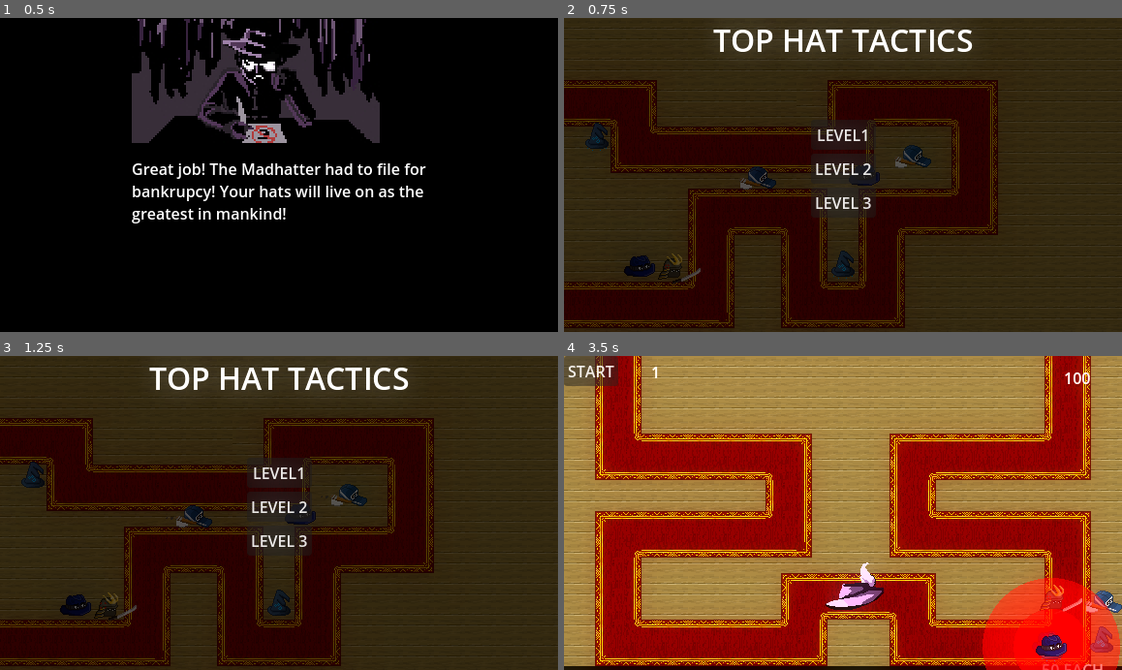
Above: before the commit, frames 1-4 (two rows, left to right).
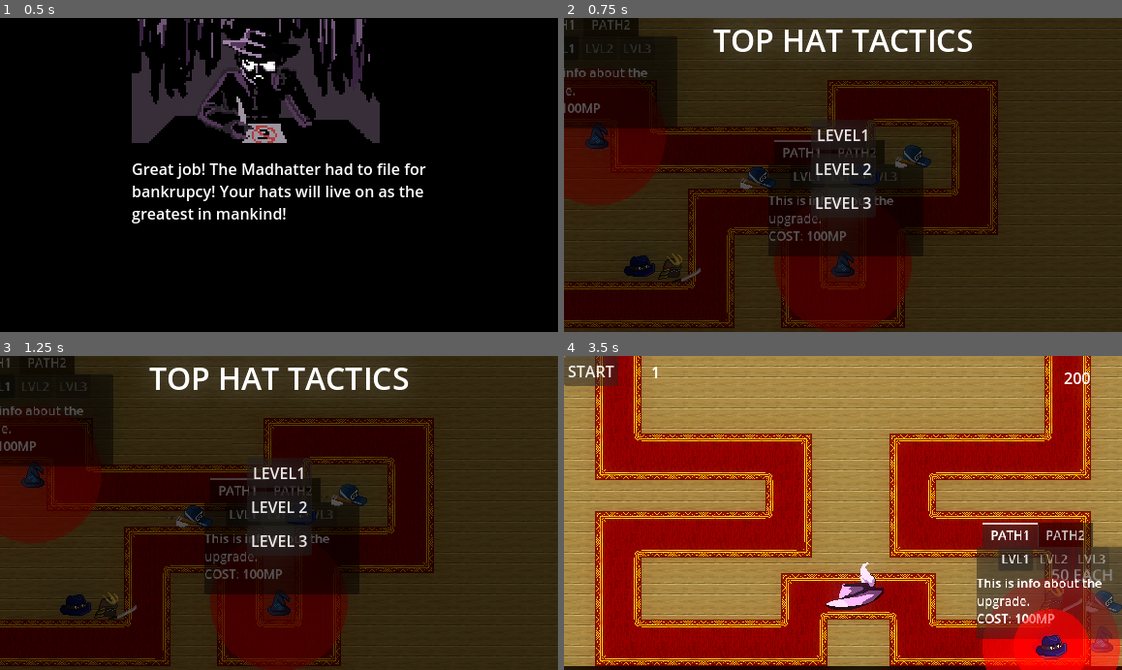
Above: after the commit, the same moments.

Repository: ma31n/TopHatTactics
Game: Godot game, scene res://Scenes/intro.tscn
Two runs of this game, one before a commit and one after it. Both use one fixed random seed, a clock stepped at 60 frames per second and the inputs below. Sound files missing from this copy of the repository are replaced by a short silence.
Inputs (mouse positions are in pixels of both pictures, inside the frame that each line leads up to):
- Up to frame 1 (0.5 s): no input
- Up to frame 2 (0.75 s): tap Enter (ui_accept) at 0.5 s; move the mouse to (965, 159) at 0.52 s; click (965, 159) at 0.67 s
- Up to frame 3 (1.25 s): tap Enter (ui_accept) at 0.77 s
- Up to frame 4 (3.5 s): click "LEVEL 2" at 1.25 s; click (1099, 638) at 2 s; click (1049, 648) at 2.75 s

Frame 1 is identical in both runs. In frame 2, 14% of the frame differs, in the area x 0-65%, y 0-100%; in frame 3, 14%; in frame 4, 9.3%.

Commit message:
Minor fixes

Diff:
--- a/Scenes/Dragables/dragable_button.gd
+++ b/Scenes/Dragables/dragable_button.gd
@@ -6,7 +6,7 @@
 
 func _on_pressed() -> void:
 	if(Global.MP>=50):
-		Global.MP-=50
 		var turret = ResourceLoader.load("res://Scenes/Turrets/"+self.name+".tscn").instantiate()
 		turret.position=get_global_mouse_position()
+		Global.cancel=true;
 		$"../".add_child(turret)
--- a/Scenes/Turrets/turret_1.tscn
+++ b/Scenes/Turrets/turret_1.tscn
@@ -169,7 +169,6 @@
 one_shot = true
 
 [node name="TabContainer" type="TabContainer" parent="."]
-visible = false
 offset_left = -77.0
 offset_top = -128.0
 offset_right = 123.0
--- /dev/null
+++ b/Scenes/cancel.tscn
@@ -0,0 +1,16 @@
+[gd_scene load_steps=3 format=3 uid="uid://cw6a5haal0yq8"]
+
+[ext_resource type="Texture2D" uid="uid://d02uogl3ygel" path="res://Sprites/UI/cancel.png" id="1_ckth5"]
+
+[sub_resource type="RectangleShape2D" id="RectangleShape2D_p1u82"]
+size = Vector2(42, 42)
+
+[node name="Cancel" type="Area2D"]
+position = Vector2(488, 29)
+
+[node name="Cancel" type="CollisionShape2D" parent="."]
+shape = SubResource("RectangleShape2D_p1u82")
+
+[node name="Sprite2D" type="Sprite2D" parent="."]
+scale = Vector2(0.1, 0.1)
+texture = ExtResource("1_ckth5")
--- a/Scenes/level_2.tscn
+++ b/Scenes/level_2.tscn
@@ -134,10 +134,10 @@
 shape = SubResource("RectangleShape2D_vpc7c")
 
 [node name="Label2" type="Label" parent="."]
-offset_left = 493.0
-offset_top = 312.0
-offset_right = 558.0
-offset_bottom = 335.0
+offset_left = 503.0
+offset_top = 214.0
+offset_right = 568.0
+offset_bottom = 237.0
 text = "50 EACH"
 
 [node name="turret_1" parent="." instance=ExtResource("5_rnqe1")]
--- a/Scenes/level_3.tscn
+++ b/Scenes/level_3.tscn
@@ -137,10 +137,10 @@
 shape = SubResource("RectangleShape2D_anwre")
 
 [node name="Label2" type="Label" parent="."]
-offset_left = 493.0
-offset_top = 312.0
-offset_right = 558.0
-offset_bottom = 335.0
+offset_left = 491.0
+offset_top = 213.0
+offset_right = 556.0
+offset_bottom = 236.0
 text = "50 EACH"
 
 [node name="turret_1" parent="." instance=ExtResource("5_vhi34")]
--- a/Scenes/main.tscn
+++ b/Scenes/main.tscn
@@ -9,6 +9,8 @@
 [ext_resource type="TileSet" uid="uid://d3j3tms7v4la8" path="res://Scenes/tilemap.tres" id="8_7wlo4"]
 [ext_resource type="PackedScene" uid="uid://rjuyenln75vs" path="res://Scenes/Dragables/dragable_button4.tscn" id="8_i1fdj"]
 [ext_resource type="AudioStream" uid="uid://c1m4a1xnnypsv" path="res://Top Hat Tactics Gameplay.ogg" id="9_b0tp6"]
+[ext_resource type="PackedScene" uid="uid://cw6a5haal0yq8" path="res://Scenes/cancel.tscn" id="10_ilidf"]
+[ext_resource type="Script" path="res://Scripts/cancel.gd" id="11_03wmw"]
 
 [sub_resource type="Curve2D" id="Curve2D_xw07t"]
 _data = {
@@ -150,10 +152,10 @@
 autoplay = true
 
 [node name="Label2" type="Label" parent="."]
-offset_left = 493.0
-offset_top = 312.0
-offset_right = 558.0
-offset_bottom = 335.0
+offset_left = 492.0
+offset_top = 206.0
+offset_right = 557.0
+offset_bottom = 229.0
 text = "50 EACH"
 
 [node name="Unplaceable" type="Area2D" parent="."]
@@ -161,6 +163,9 @@
 [node name="Unplaceable" type="CollisionPolygon2D" parent="Unplaceable"]
 polygon = PackedVector2Array(-59, 279, -48, 280, 137, 280, 137, 184, 263, 184, 263, 281, 312, 281, 312, 184, 408, 184,  …(202 unchanged characters)…
 
+[node name="Cancel" parent="." instance=ExtResource("10_ilidf")]
+script = ExtResource("11_03wmw")
+
 [connection signal="pressed" from="Button" to="." method="_on_button_pressed"]
 [connection signal="timeout" from="Timer" to="." method="_on_timer_timeout"]
 [connection signal="area_entered" from="Finish" to="." method="_on_finish_area_entered"]
--- /dev/null
+++ b/Scripts/cancel.gd
@@ -0,0 +1,11 @@
+extends Area2D
+
+
+# Called when the node enters the scene tree for the first time.
+func _ready() -> void:
+	pass # Replace with function body.
+
+
+# Called every frame. 'delta' is the elapsed time since the previous frame.
+func _process(delta: float) -> void:
+	self.visible=Global.cancel;
--- a/Scripts/turret_1.gd
+++ b/Scripts/turret_1.gd
@@ -64,8 +64,10 @@
 	rdy = true;
 
 func _on_area_2d_input_event(viewport: Node, event: InputEvent, shape_idx: int) -> void:
-	if(Input.is_mouse_button_pressed(MOUSE_BUTTON_LEFT) and placeable==true):
+	if(Input.is_mouse_button_pressed(MOUSE_BUTTON_LEFT) and placeable==true and dropped==false):
 		dropped=true
+		Global.MP=Global.MP-50;
+		Global.cancel=false;
 
 func _on_input_event(viewport: Node, event: InputEvent, shape_idx: int) -> void:
 	if(Input.is_mouse_button_pressed(MOUSE_BUTTON_LEFT) and dropped==true):
@@ -130,7 +132,11 @@
 
 func placement_check():
 	var bodies = $Turret.get_overlapping_areas();
+
 	for body in bodies:
+		if(body.name=="Cancel"):
+			Global.cancel=false;
+			queue_free()
 		if(body.name=="Unplaceable" or body.name=="Turret"):
 			placeable=false;
 			break;
--- a/Scripts/turret_2.gd
+++ b/Scripts/turret_2.gd
@@ -80,8 +80,10 @@
 	rdy = true;
 
 func _on_area_2d_input_event(viewport: Node, event: InputEvent, shape_idx: int) -> void:
-	if(Input.is_mouse_button_pressed(MOUSE_BUTTON_LEFT) and placeable==true):
+	if(Input.is_mouse_button_pressed(MOUSE_BUTTON_LEFT) and placeable==true and dropped==false):
 		dropped=true
+		Global.MP=Global.MP-50;
+		Global.cancel=false;
 
 func _on_input_event(viewport: Node, event: InputEvent, shape_idx: int) -> void:
 	if(Input.is_mouse_button_pressed(MOUSE_BUTTON_LEFT) and dropped==true):
@@ -153,7 +155,12 @@
 
 func placement_check():
 	var bodies = $Turret.get_overlapping_areas();
+
 	for body in bodies:
+		if(body.name=="Cancel"):
+			Global.cancel=false;
+			queue_free()
+
 		if(body.name=="Unplaceable" or body.name=="Turret"):
 			placeable=false;
 			break;
--- a/Scripts/turret_3.gd
+++ b/Scripts/turret_3.gd
@@ -72,8 +72,10 @@
 	rdy = true;
 
 func _on_area_2d_input_event(viewport: Node, event: InputEvent, shape_idx: int) -> void:
-	if(Input.is_mouse_button_pressed(MOUSE_BUTTON_LEFT) and placeable==true):
+	if(Input.is_mouse_button_pressed(MOUSE_BUTTON_LEFT) and placeable==true and dropped==false):
 		dropped=true
+		Global.MP=Global.MP-50;
+		Global.cancel=false;
 
 func _on_input_event(viewport: Node, event: InputEvent, shape_idx: int) -> void:
 	if(Input.is_mouse_button_pressed(MOUSE_BUTTON_LEFT) and dropped==true):
@@ -139,6 +141,11 @@
 func placement_check():
 	var bodies = $Turret.get_overlapping_areas();
 	for body in bodies:
+
+		if(body.name=="Cancel"):
+			Global.cancel=false;
+			queue_free()
+
 		if(body.name=="Unplaceable" or body.name=="Turret"):
 			placeable=false;
 			break;
--- a/Scripts/turret_4.gd
+++ b/Scripts/turret_4.gd
@@ -66,8 +66,10 @@
 	rdy = true;
 
 func _on_area_2d_input_event(viewport: Node, event: InputEvent, shape_idx: int) -> void:
-	if(Input.is_mouse_button_pressed(MOUSE_BUTTON_LEFT) and placeable==true):
+	if(Input.is_mouse_button_pressed(MOUSE_BUTTON_LEFT) and placeable==true and dropped==false):
 		dropped=true
+		Global.MP=Global.MP-50;
+		Global.cancel=false;
 
 func _on_input_event(viewport: Node, event: InputEvent, shape_idx: int) -> void:
 	if(Input.is_mouse_button_pressed(MOUSE_BUTTON_LEFT) and dropped==true):
@@ -153,6 +155,11 @@
 func placement_check():
 	var bodies = $Turret.get_overlapping_areas();
 	for body in bodies:
+
+		if(body.name=="Cancel"):
+			Global.cancel=false;
+			queue_free()
+
 		if(body.name=="Unplaceable" or body.name=="Turret"):
 			placeable=false;
 			break;
--- a/global.gd
+++ b/global.gd
@@ -9,3 +9,5 @@
 var levelscompleted = 3;
 
 var musictime=0;
+
+var cancel = false;
Not shown: 1 places in Scenes/main.tscn that only renumber resources
Binary file added: Sprites/UI/cancel.png
Not shown, added: Sprites/UI/cancel.png.import
Not shown, changed: problemi s igrom.txt
